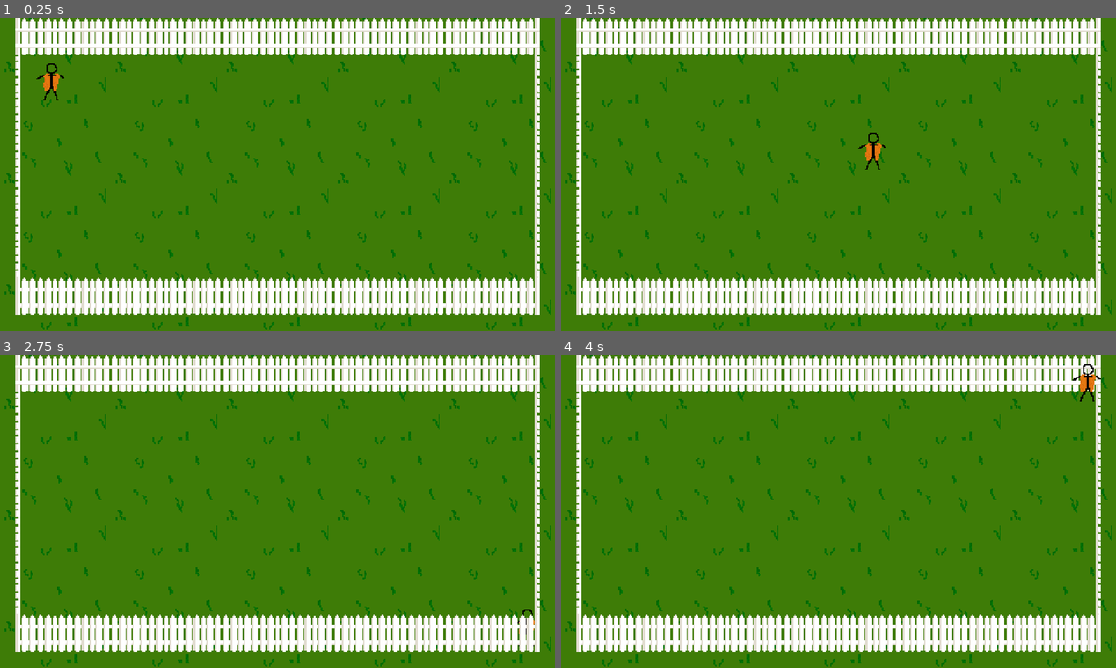
Above: before the commit, frames 1-4 (two rows, left to right).
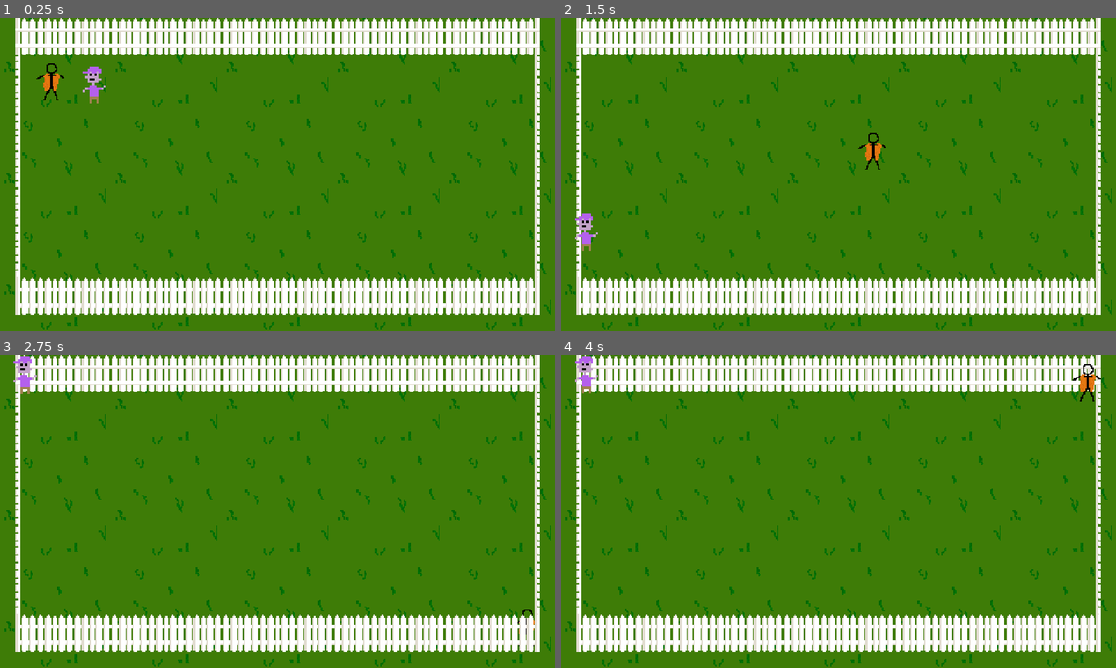
Above: after the commit, the same moments.

Repository: RagingTurtle/TrashMan
Game: Godot game, scene res://Scenes/grassy_area.tscn
Two runs of this game, one before a commit and one after it. Both use one fixed random seed, a clock stepped at 60 frames per second and the inputs below.
Inputs:
- Up to frame 1 (0.25 s): no input
- Up to frame 2 (1.5 s): tap Enter at 0.5 s; hold Right (ui_right) 0.53-1.28 s; hold Down (ui_down) from 1.28 s (still down)
- Up to frame 3 (2.75 s): release Down (ui_down) at 2.03 s; hold Right (ui_right) from 2.03 s (still down)
- Up to frame 4 (4 s): release Right (ui_right) at 2.78 s; hold Up (ui_up) 2.78-3.53 s; hold Left (ui_left) from 3.53 s (still down)

The runs differ from the first frame. In frame 1, 0.2% of the frame differs, in the area x 14-20%, y 15-28%; in frame 2, 0.2%; in frame 3, 0.2%, in the area x 2-7%, y 0-13%; in frame 4, 0.2%.

Commit message:
enemy random movement
use timer to change movement direction

Diff:
--- /dev/null
+++ b/Scenes/enemy.tscn
@@ -0,0 +1,44 @@
+[gd_scene load_steps=6 format=3 uid="uid://7v4nxlkj36mm"]
+
+[ext_resource type="Texture2D" uid="uid://cg314h7hjse2e" path="res://Assets/trashy.png" id="1_o6nhh"]
+[ext_resource type="Script" path="res://Scripts/enemy.gd" id="1_tdnqk"]
+
+[sub_resource type="RectangleShape2D" id="RectangleShape2D_vg6my"]
+size = Vector2(8, 12)
+
+[sub_resource type="RectangleShape2D" id="RectangleShape2D_tloq0"]
+size = Vector2(10, 14)
+
+[sub_resource type="RectangleShape2D" id="RectangleShape2D_mwe4e"]
+size = Vector2(2, 2)
+
+[node name="Enemy" type="CharacterBody2D"]
+collision_layer = 4
+collision_mask = 3
+motion_mode = 1
+script = ExtResource("1_tdnqk")
+
+[node name="Sprite2D" type="Sprite2D" parent="."]
+texture = ExtResource("1_o6nhh")
+
+[node name="CollisionShape2D" type="CollisionShape2D" parent="."]
+position = Vector2(0, 6)
+shape = SubResource("RectangleShape2D_vg6my")
+
+[node name="Area2D" type="Area2D" parent="."]
+
+[node name="CollisionShape2D2" type="CollisionShape2D" parent="Area2D"]
+position = Vector2(-1, -9)
+shape = SubResource("RectangleShape2D_tloq0")
+
+[node name="CollisionShape2D3" type="CollisionShape2D" parent="Area2D"]
+position = Vector2(0, 6)
+shape = SubResource("RectangleShape2D_vg6my")
+
+[node name="CollisionShape2D4" type="CollisionShape2D" parent="Area2D"]
+position = Vector2(-9, 5)
+shape = SubResource("RectangleShape2D_mwe4e")
+
+[node name="CollisionShape2D5" type="CollisionShape2D" parent="Area2D"]
+position = Vector2(9, 1)
+shape = SubResource("RectangleShape2D_mwe4e")
--- a/Scenes/grassy_area.tscn
+++ b/Scenes/grassy_area.tscn
@@ -1,8 +1,9 @@
-[gd_scene load_steps=4 format=3 uid="uid://brc6f655taj1c"]
+[gd_scene load_steps=5 format=3 uid="uid://brc6f655taj1c"]
 
 [ext_resource type="PackedScene" uid="uid://cf5y03ynumcn5" path="res://Scenes/player.tscn" id="1_mh2fl"]
 [ext_resource type="Texture2D" uid="uid://dargb3drmhcs" path="res://Assets/Grass.png" id="2_0o8im"]
 [ext_resource type="PackedScene" uid="uid://bw6xp1y48e1fe" path="res://Scenes/tile_map.tscn" id="2_ssqmf"]
+[ext_resource type="PackedScene" uid="uid://7v4nxlkj36mm" path="res://Scenes/enemy.tscn" id="4_1wdlt"]
 
 [node name="GrassyArea" type="Node2D"]
 
@@ -46,3 +47,6 @@
 
 [node name="Player" parent="." instance=ExtResource("1_mh2fl")]
 position = Vector2(45, 55)
+
+[node name="Enemy" parent="." instance=ExtResource("4_1wdlt")]
+position = Vector2(82, 58)
--- a/Scenes/player.tscn
+++ b/Scenes/player.tscn
@@ -8,6 +8,7 @@
 
 [node name="Player" type="CharacterBody2D"]
 collision_mask = 2
+motion_mode = 1
 script = ExtResource("1_fshqu")
 
 [node name="Sprite2D" type="Sprite2D" parent="."]
--- /dev/null
+++ b/Scripts/enemy.gd
@@ -0,0 +1,21 @@
+extends CharacterBody2D
+
+const SPEED = 300.0
+
+var walk_timer = Timer.new()
+
+func _ready():
+	#start timer with it times out change direction
+	walk_timer.connect("timeout", _change_walk_direction)
+	walk_timer.wait_time = 1
+	walk_timer.one_shot = true
+	add_child(walk_timer)
+	walk_timer.start()
+
+func _physics_process(delta):
+	move_and_slide()
+
+func _change_walk_direction():
+	var direction = Vector2(randi_range(-1,1), randi_range(-1,1)).normalized()
+	velocity = direction * SPEED
+	walk_timer.start()
Binary file added: Assets/trashy.png
Not shown, added: Assets/trashy.png.import
